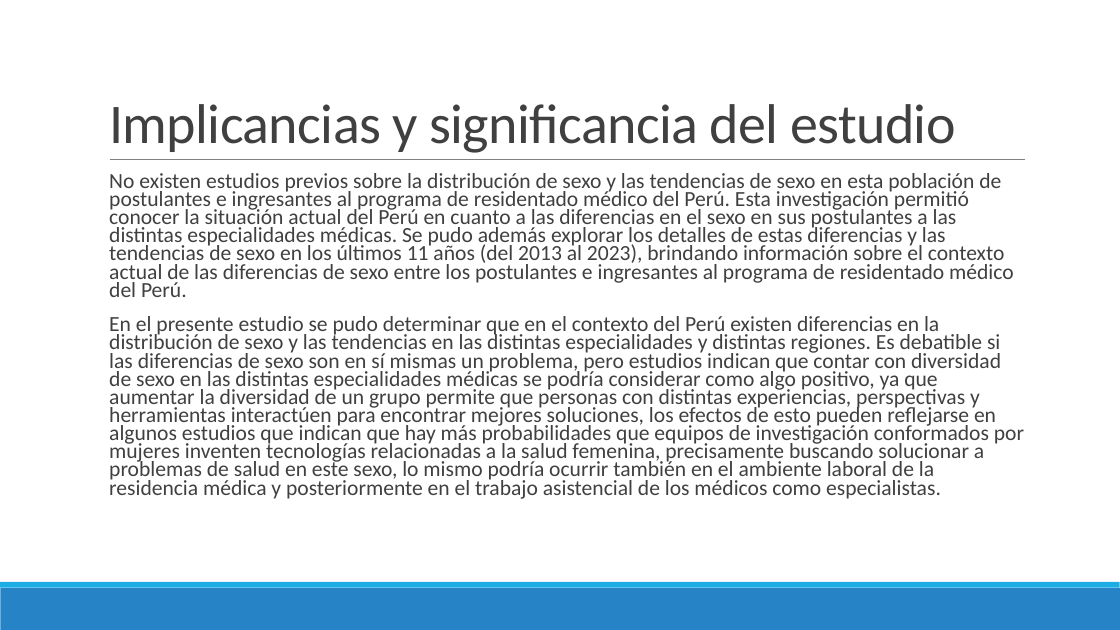
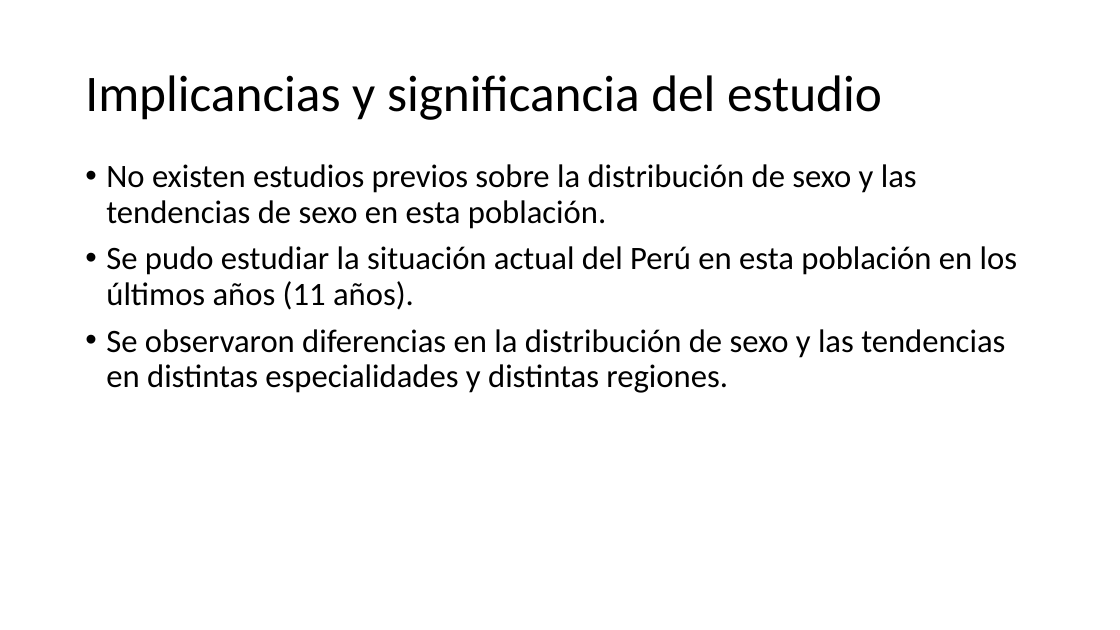
Before and after one commit to danimedi/tesis_genero_especialidades, a slide deck: slide 64 of doc/diapositivas_sustentacion_tesis.pptx (slide 65 before the commit). Drawn at 1120x630 pixels with LibreOffice and Linux fonts; fonts in the diff are those of the drawing; background and template pictures are left out. Boxes give left, top, right and bottom in pixels: in the first picture for what was removed or moved away, otherwise in the second. Text is boxed around its words. In the diff, an @@ line names an element or a change of style, - is before the commit and + after.

```diff
--- a/doc/diapositivas_sustentacion_tesis.pptx
+++ b/doc/diapositivas_sustentacion_tesis.pptx
@@ title "Implicancias y significancia del estudio": place and size @@
-title "Implicancias y significancia del estudio" at [109, 104, 955, 153]
+title "Implicancias y significancia del estudio" at [85, 75, 882, 120]
@@ title "Implicancias y significancia del estudio" at [85, 75, 882, 120]: size 48 to 44 pt, text colour #404040 to #000000, letter spacing -0.5 to 0 pt; line spacing 0.85 to 0.9; vertical alignment bottom to middle @@
@@ text at [106, 164, 1017, 393]: text changed; size 18.5 to 28 pt; text colour #404040 to #000000 @@
-  No existen estudios previos sobre la distribución de sexo y las tendencias de sexo en esta población de postulantes e ingresantes al programa de residentado médico del Perú. Esta investigación permitió conocer la situación actual del Perú en cuanto a las diferencias en el sexo en sus postulantes a las distintas especialidades médicas. Se pudo además explorar los detalles de estas diferencias y las tendencias de sexo en los últimos 11 años (del 2013 al 2023), brindando información sobre el contexto actual de las diferencias de sexo entre los postulantes e ingresantes al programa de residentado médico del Perú.
-  En el presente estudio se pudo determinar que en el contexto del Perú existen diferencias en la distribución de sexo y las tendencias en las distintas especialidades y distintas regiones. Es debatible si las diferencias de sexo son en sí mismas un problema, pero estudios indican que contar con diversidad de sexo en las distintas especialidades médicas se podría considerar como algo positivo, ya que aumentar la diversidad de un grupo permite que personas con distintas experiencias, perspectivas y herramientas interactúen para encontrar mejores soluciones, los efectos de esto pueden reflejarse en algunos estudios que indican que hay más probabilidades que equipos de investigación conformados por mujeres inventen tecnologías relacionadas a la salud femenina, precisamente buscando solucionar a problemas de salud en este sexo, lo mismo podría ocurrir también en el ambiente laboral de la residencia médica y posteriormente en el trabajo asistencial de los médicos como especialistas.
+• No existen estudios previos sobre la distribución de sexo y las tendencias de sexo en esta población.
+• Se pudo estudiar la situación actual del Perú en esta población en los últimos años (11 años).
+• Se observaron diferencias en la distribución de sexo y las tendencias en distintas especialidades y distintas regiones.
@@ line removed from (110, 160) to (1026, 160) @@
@@ rectangle removed at [0, 588, 1120, 630] @@
@@ rectangle removed at [0, 582, 1120, 588] @@
```
Also in this commit, not shown: 64 other slides changed, 6 slides added, 7 slides removed.
